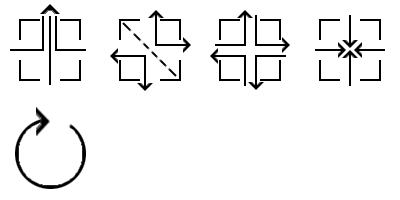
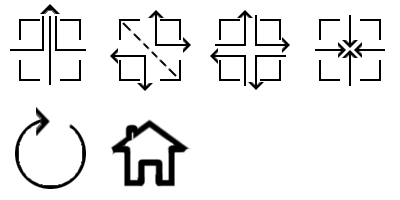
Revision of a layered 400px x 200px image; what changed, layer by layer:
added group "HOME" with 1 layers above "Polígono 1 copia" over [110, 119, 192, 187]
added layer "Forma 7 copia" in group "HOME" over [110, 119, 192, 187]
